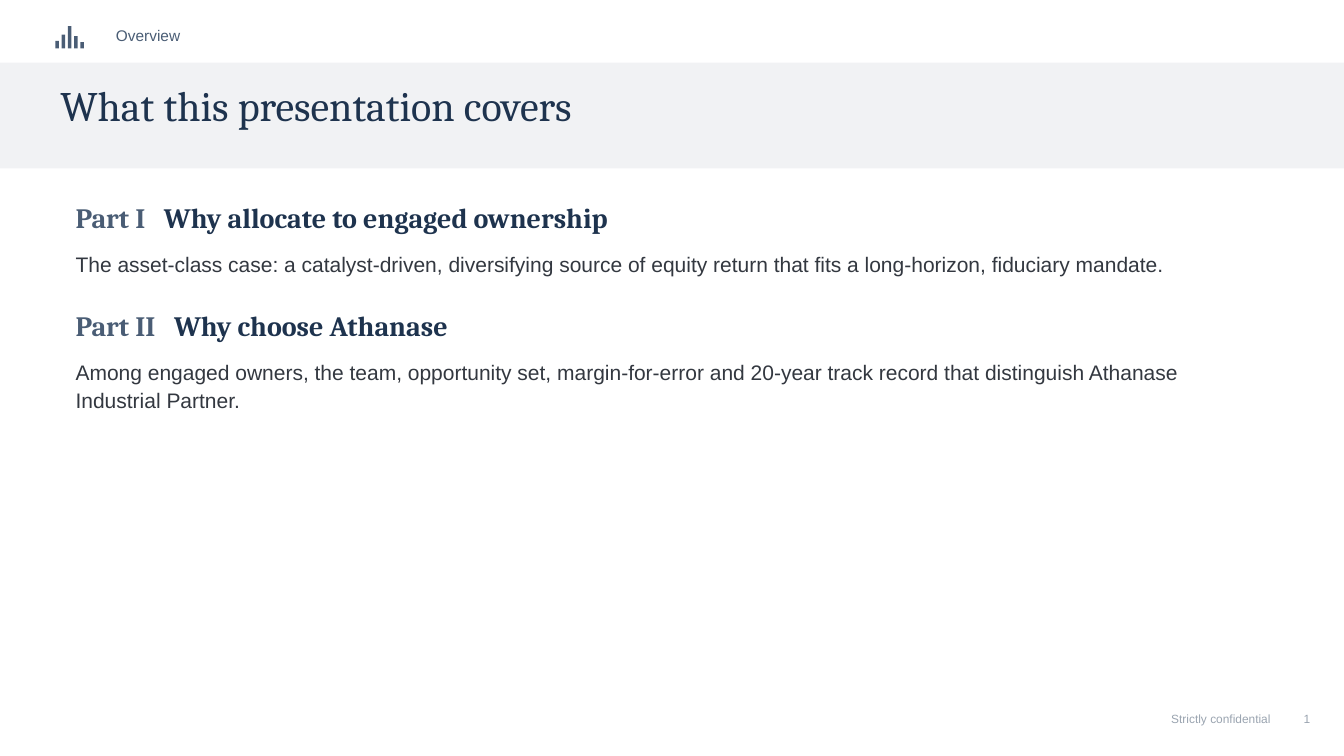
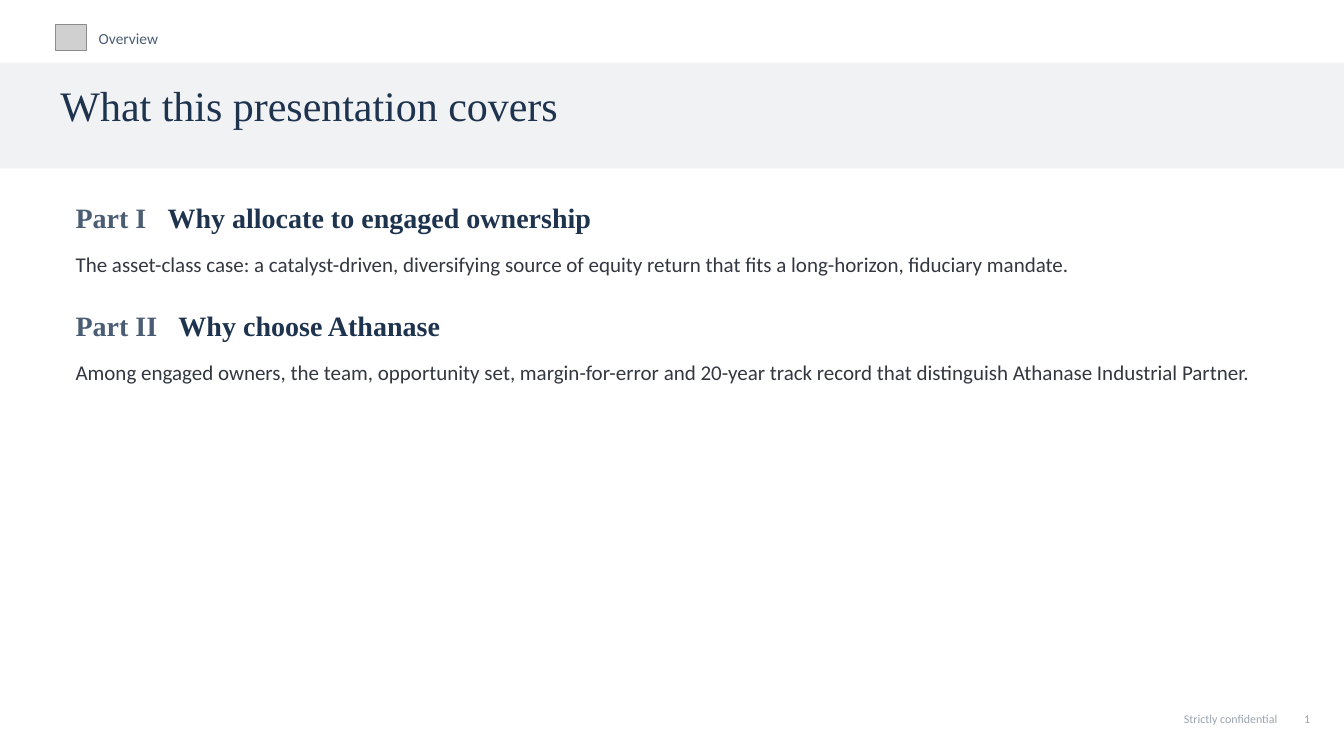
Before and after one commit to charette-lab/Claude, a slide deck: slide 2 of Athanase_Engaged_Ownership_Allocator_Deck.pptx. Drawn at 1344x756 pixels with LibreOffice and Linux fonts; fonts in the diff are those of the drawing; grey boxes stand for pictures. Boxes give left, top, right and bottom in pixels: in the first picture for what was removed or moved away, otherwise in the second. Text is boxed around its words. In the diff, an @@ line names an element or a change of style, - is before the commit and + after.

```diff
--- a/Athanase_Engaged_Ownership_Allocator_Deck.pptx
+++ b/Athanase_Engaged_Ownership_Allocator_Deck.pptx
@@ picture added at [55, 24, 87, 50] @@
@@ rectangle removed at [68, 26, 72, 48] @@
@@ text "Overview" at [99, 33, 158, 44]: font Arial to Calibri @@
@@ text "Overview": place and size @@
-text "Overview" at [116, 30, 180, 41]
+text "Overview" at [99, 33, 158, 44]
@@ rectangle removed at [55, 41, 59, 48] @@
@@ rectangle removed at [62, 34, 66, 48] @@
@@ rectangle removed at [74, 36, 78, 48] @@
@@ rectangle removed at [81, 42, 85, 48] @@
@@ text "What this presentation covers" at [60, 92, 558, 129]: font Cambria to Times New Roman @@
@@ text "Part I Why allocate to ..." at [76, 208, 1249, 384]: font Cambria to Times New Roman in "Part I Why allocate to engaged ownership", "Part II Why choose Athanase"; font Arial to Calibri in "The asset-class case: a catalyst-driven, diversifying source ...", "Among engaged owners, the team, opportunity set, ..." @@
@@ text "Strictly confidential 1" at [1184, 715, 1310, 725]: font Arial to Calibri @@
```
Also in this commit, not shown: 16 other slides changed, 4 other files.
